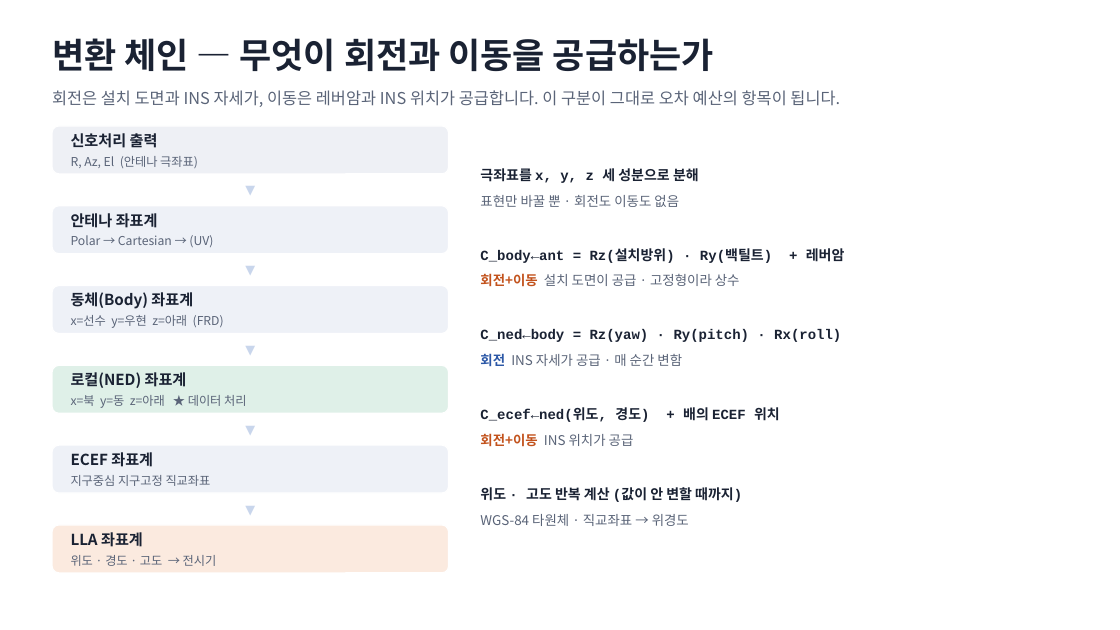
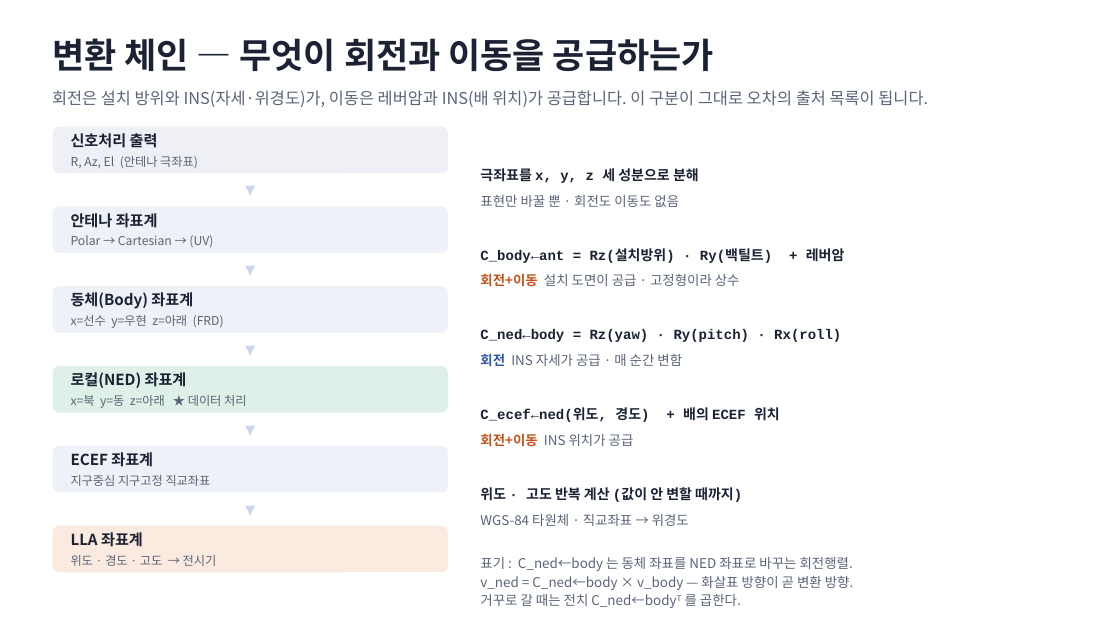
Before and after one commit to harley-hwan/IpcProc, a slide deck: slide 21 of Part2_CoordFrames/ref/산출물/Chapter2_coordinate_systems.pptx. Drawn at 1120x630 pixels with LibreOffice and Linux fonts; fonts in the diff are those of the drawing. Boxes give left, top, right and bottom in pixels: in the first picture for what was removed or moved away, otherwise in the second. Text is boxed around its words. In the diff, an @@ line names an element or a change of style, - is before the commit and + after.

Commit message:
docs(part2): 발표자료 초심자용으로 보완, 4장·7장 그림 재구성
- 4장을 "한 표적을 여러 좌표계가 재는 장면" 그림 중심으로 다시 구성
- 7장 그림을 같은 배·표적 위에 축만 90° 돌린 형태로 교체
- 오류 수정(z 약속 범위, UV asin→atan2, 곡률 786 m)과 초심자용 설명 보강
- txt 방위각 오기 20→30도 수정

```diff
--- a/Part2_CoordFrames/ref/산출물/Chapter2_coordinate_systems.pptx
+++ b/Part2_CoordFrames/ref/산출물/Chapter2_coordinate_systems.pptx
@@ text at box(52, 90, 928, 107): text changed @@
-회전은 설치 도면과 INS 자세가, 이동은 레버암과 INS 위치가 공급합니다. 이 구분이 그대로 오차 예산의 항목이 됩니다.
+회전은 설치 방위와 INS(자세·위경도)가, 이동은 레버암과 INS(배 위치)가 공급합니다. 이 구분이 그대로 오차의 출처 목록이 됩니다.
@@ text added at box(480, 557, 853, 608), 11.5 pt, text #5A6478 @@
+표기 : C_ned←body 는 동체 좌표를 NED 좌표로 바꾸는 회전행렬.
+v_ned = C_ned←body × v_body — 화살표 방향이 곧 변환 방향.
+거꾸로 갈 때는 전치 C_ned←bodyᵀ 를 곱한다.
```
Also in this commit, not shown: 15 other slides changed, 10 other files.
